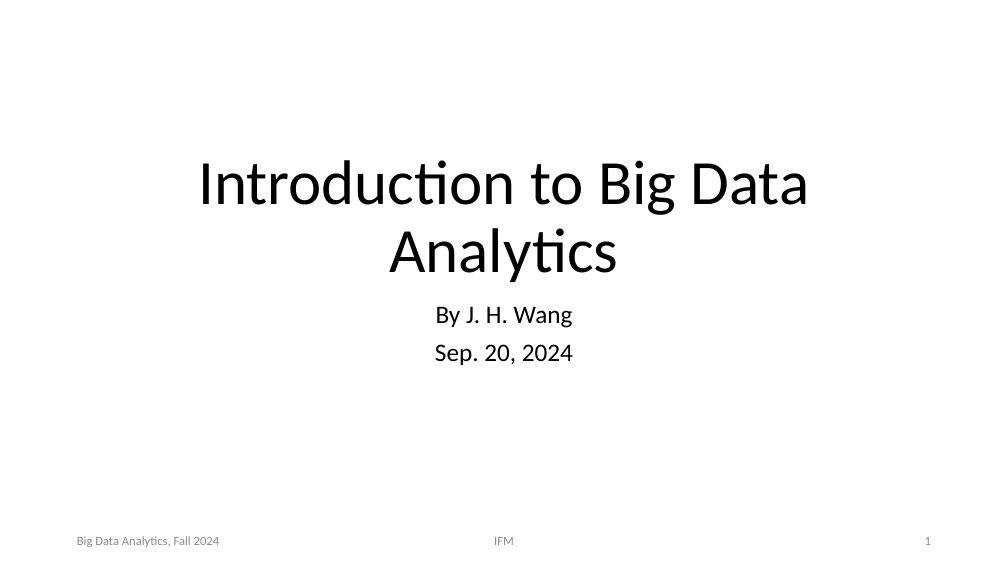
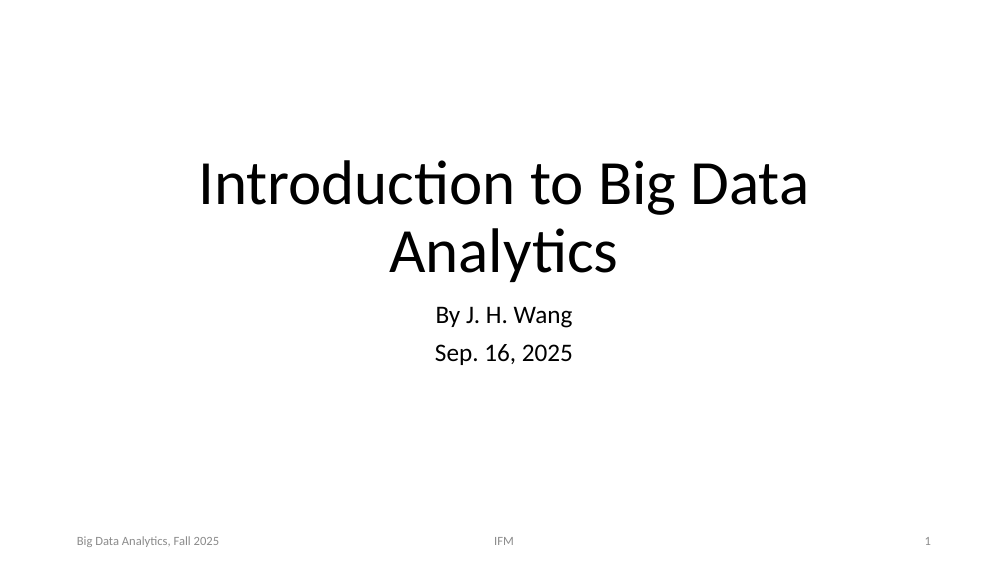
Before and after one commit to chriswjh/chriswjh.github.io, a slide deck: slide 1 of BDA_IFM/01-Introduction.pptx. Drawn at 1008x567 pixels with LibreOffice and Linux fonts; fonts in the diff are those of the drawing. Boxes give left, top, right and bottom in pixels: in the first picture for what was removed or moved away, otherwise in the second. Text is boxed around its words. In the diff, an @@ line names an element or a change of style, - is before the commit and + after.

```diff
--- a/BDA_IFM/01-Introduction.pptx
+++ b/BDA_IFM/01-Introduction.pptx
@@ subtitle at (x1=435, y1=344, x2=573, y2=365): text changed @@
-Sep. 20, 2024
+Sep. 16, 2025
@@ text at (x1=77, y1=536, x2=220, y2=547): text changed @@
-Big Data Analytics, Fall 2024
+Big Data Analytics, Fall 2025
```
Also in this commit, not shown: 38 other slides changed, 6 other files.
